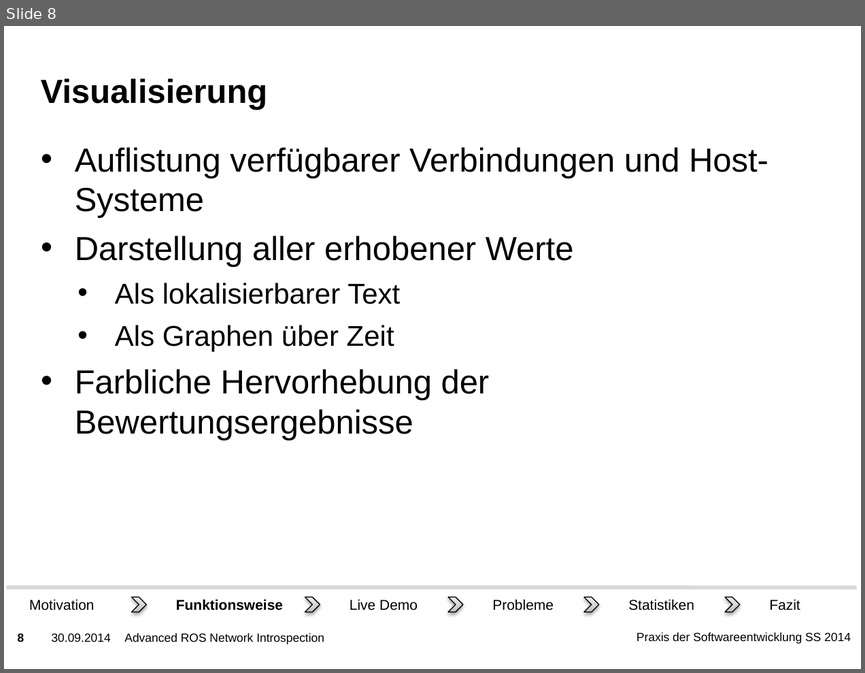
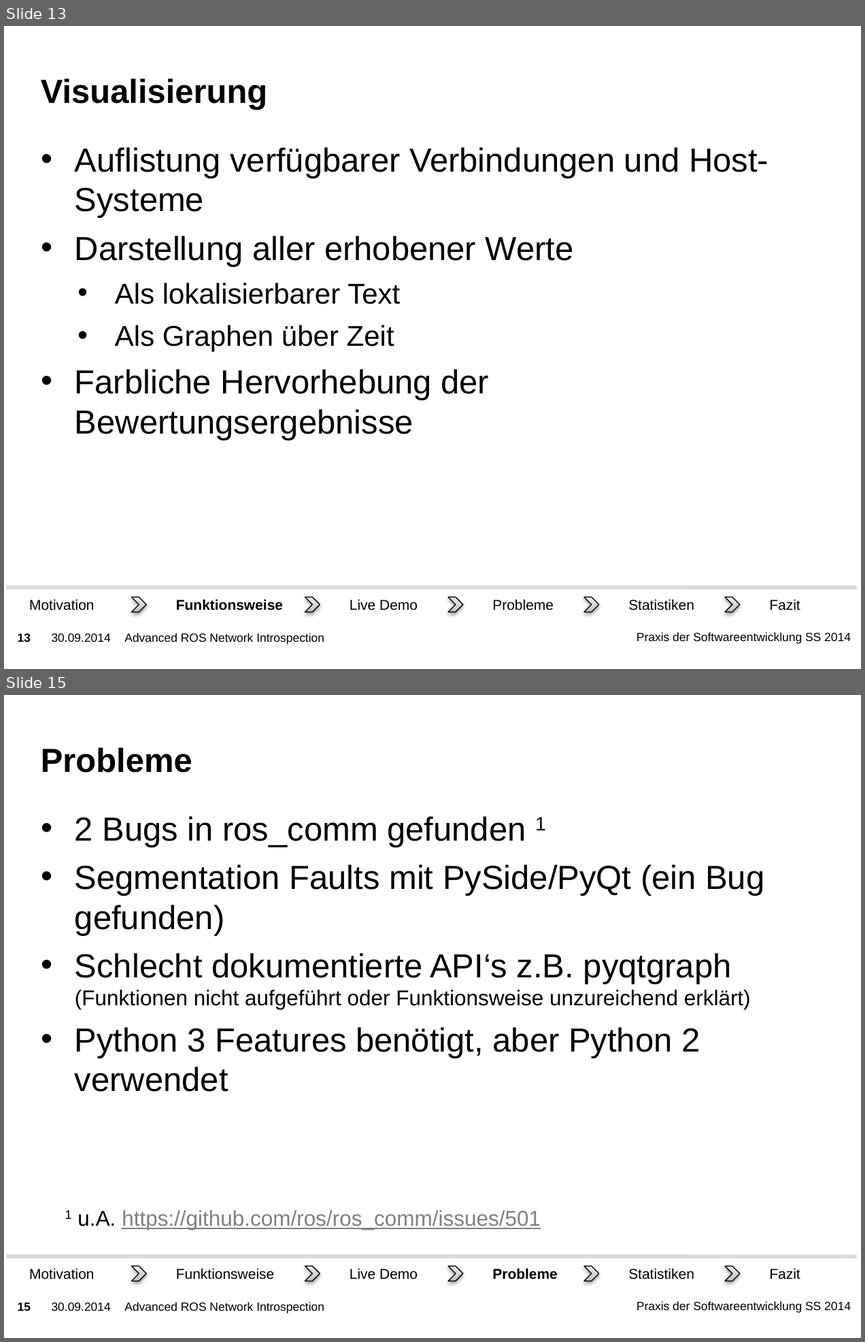
Before and after one commit to ROS-PSE/Documents, a slide deck: Präsentation/Präsentation.pptx. Shown one above the other, each under a label of ours: slide 8 before the commit, slides 13 and 15 after it; the slides between them are not shown. The pictures are 865x673 and 865x1342 pixels, drawn with LibreOffice and Linux fonts; fonts in the diff are those of the drawing; background and template pictures are left out. Boxes give left, top, right and bottom in pixels: in the first picture for what was removed or moved away, otherwise in the second. Text is boxed around its words. In the diff, an @@ line names an element or a change of style, - is before the commit and + after.

```diff
--- a/Präsentation/Präsentation.pptx
+++ b/Präsentation/Präsentation.pptx
@@ slide 15 added at bbox=[4, 695, 861, 1338], background picture (left out); not listed: 3 template elements that a slide beside it also shows @@
@@ title added at bbox=[41, 747, 192, 773], 28 pt, text #000000, bold @@
+Probleme
@@ text added at bbox=[75, 816, 764, 1091], 28 pt, text #000000 @@
+• 2 Bugs in ros_comm gefunden 1
+• Segmentation Faults mit PySide/PyQt (ein Bug gefunden)
+• Schlecht dokumentierte API‘s z.B. pyqtgraph (Funktionen nicht aufgeführt oder Funktionsweise unzureichend erklärt)
+• Python 3 Features benötigt, aber Python 2 verwendet
@@ text added at bbox=[65, 1210, 541, 1229], 18 pt, text #808080, underline @@
+1 u.A. https://github.com/ros/ros_comm/issues/501
@@ group added at bbox=[7, 1256, 857, 1286]: 6 rectangles, 5 chevrons, 1 line @@
+Funktionsweise
+Statistiken
+Live Demo
+Fazit
+Motivation
+Probleme
@@ text added at bbox=[124, 1302, 324, 1313], 10 pt, text #000000 @@
+Advanced ROS Network Introspection
@@ what was slide 8 is now slide 13 @@
@@ page number at bbox=[18, 633, 31, 641]: text changed @@
-8
+13
```
Also in this commit, not shown: 11 other slides added, 2 other files.
